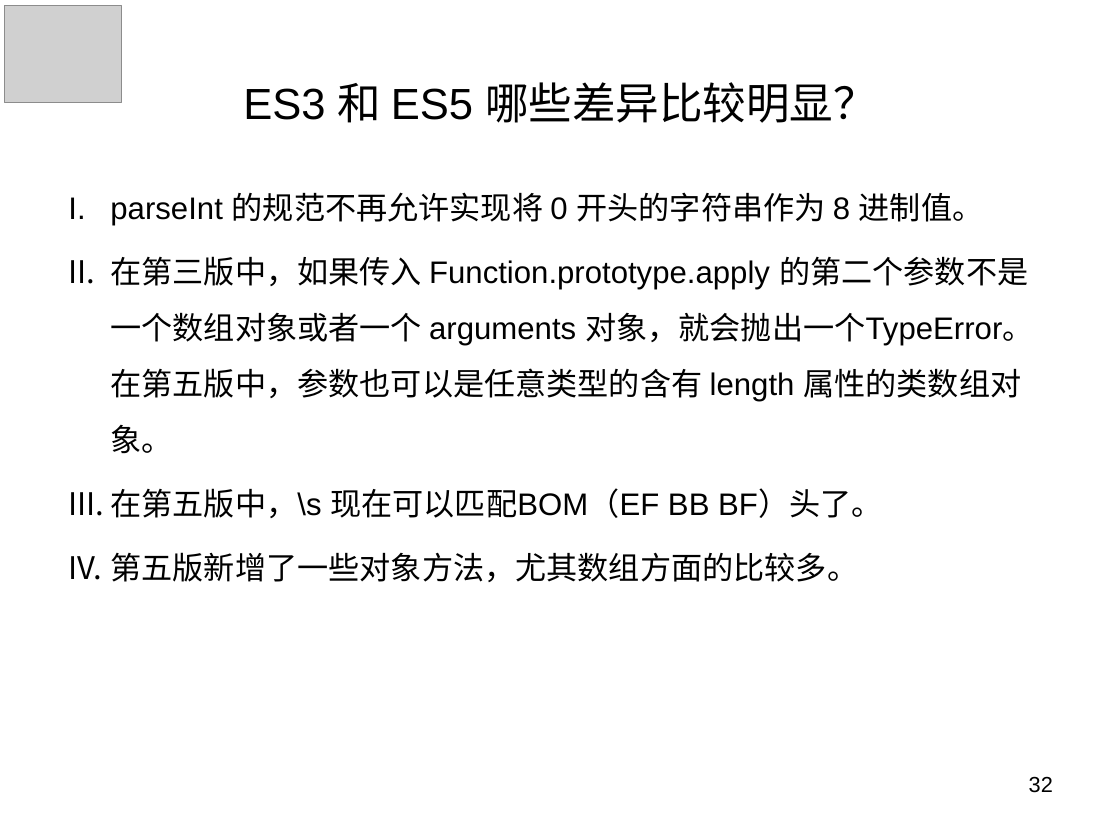
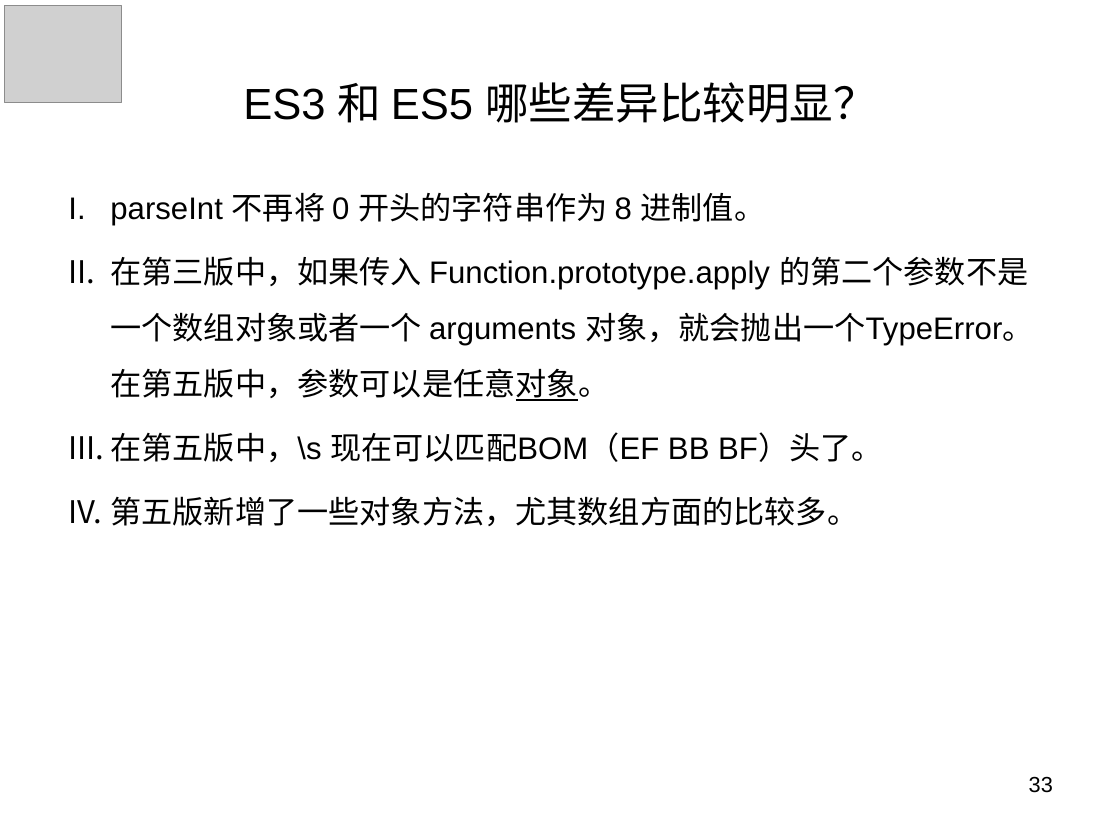
Before and after one commit to panxuepeng/javascript, a slide deck: slide 33 of ppt/1-1（第一天课程）.ppt (slide 32 before the commit). Drawn at 1120x840 pixels with LibreOffice and Linux fonts; fonts in the diff are those of the drawing; grey boxes stand for pictures. Boxes give left, top, right and bottom in pixels: in the first picture for what was removed or moved away, otherwise in the second. Text is boxed around its words. In the diff, an @@ line names an element or a change of style, - is before the commit and + after.

```diff
--- a/ppt/1-1（第一天课程）.ppt
+++ b/ppt/1-1（第一天课程）.ppt
@@ text at (110,192,1034,401): text changed @@
-I. parseInt 的规范不再允许实现将 0 开头的字符串作为 8 进制值。
-II. 在第三版中，如果传入 Function.prototype.apply 的第二个参数不是一个数组对象或者一个 arguments 对象，就会抛出一个TypeError。在第五版中，参数也可以是任意类型的含有 length 属性的类数组对象。
+I. parseInt 不再将 0 开头的字符串作为 8 进制值。
+II. 在第三版中，如果传入 Function.prototype.apply 的第二个参数不是一个数组对象或者一个 arguments 对象，就会抛出一个TypeError。在第五版中，参数可以是任意对象。
@@ page number at (1029,776,1053,793): text changed @@
-32
+33
```
Also in this commit, not shown: 11 other slides changed, 5 slides added, 2 slides removed.
